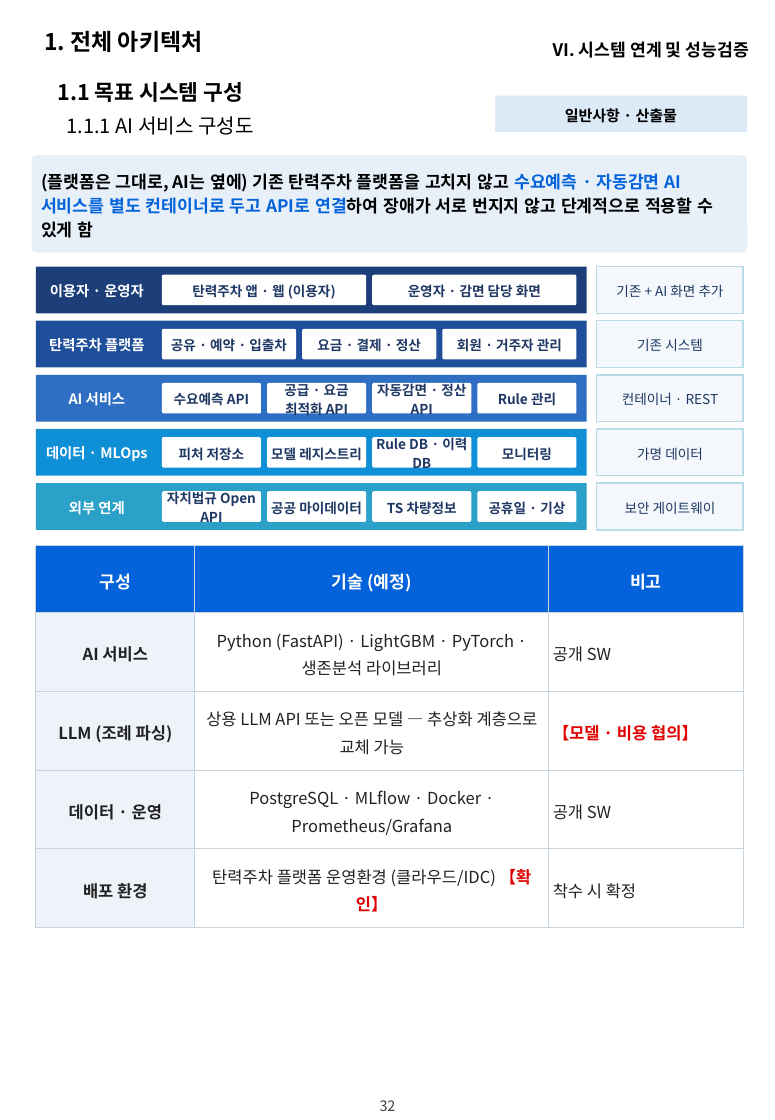
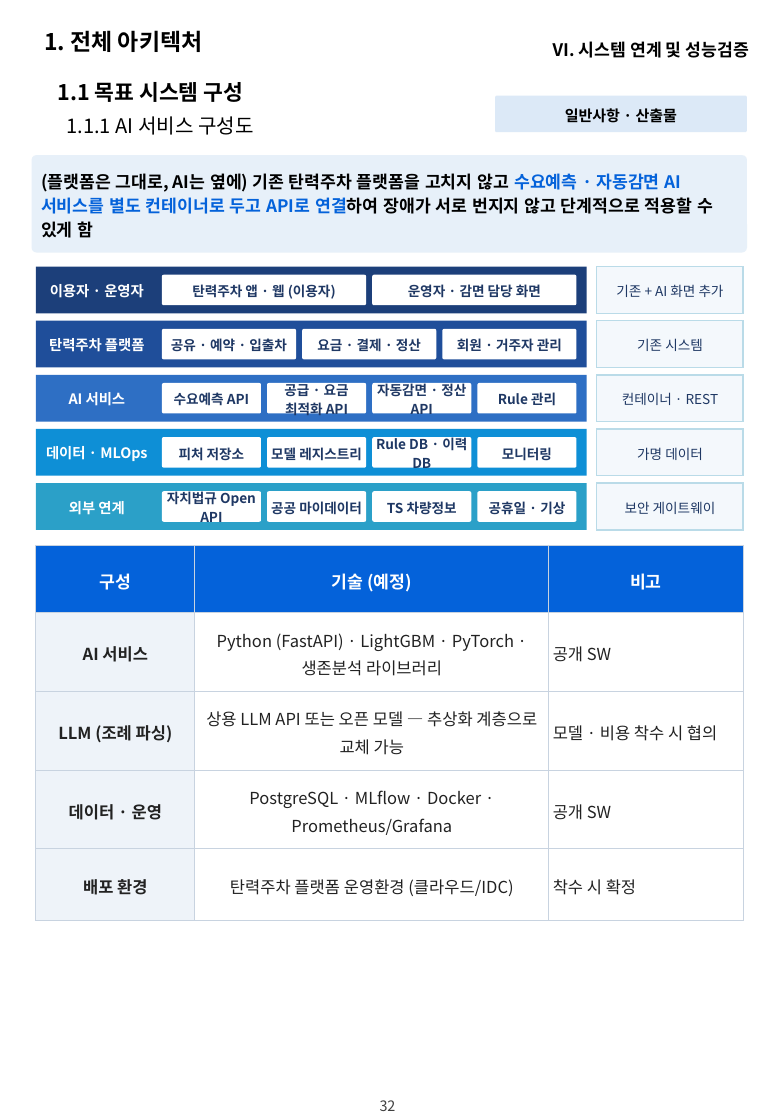
Before and after one commit to hwangsteeve-tech/hbjw, a slide deck: slide 32 of proposals/2026-11_dsit-parking-ai/dsit_proposal.pptx. Drawn at 775x1120 pixels with LibreOffice and Linux fonts; fonts in the diff are those of the drawing; background and template pictures are left out. Boxes give left, top, right and bottom in pixels: in the first picture for what was removed or moved away, otherwise in the second. Text is boxed around its words. In the diff, an @@ line names an element or a change of style, - is before the commit and + after.

```diff
--- a/proposals/2026-11_dsit-parking-ai/dsit_proposal.pptx
+++ b/proposals/2026-11_dsit-parking-ai/dsit_proposal.pptx
@@ table at (36, 546, 743, 920) @@
-row 3, column 3: 【모델 · 비용 협의】
+row 3, column 3: 모델 · 비용 착수 시 협의
-row 5, column 2: 탄력주차 플랫폼 운영환경 (클라우드/IDC) 【확인】
+row 5, column 2: 탄력주차 플랫폼 운영환경 (클라우드/IDC)
```
Also in this commit, not shown: 7 other slides changed, 1 other file.
